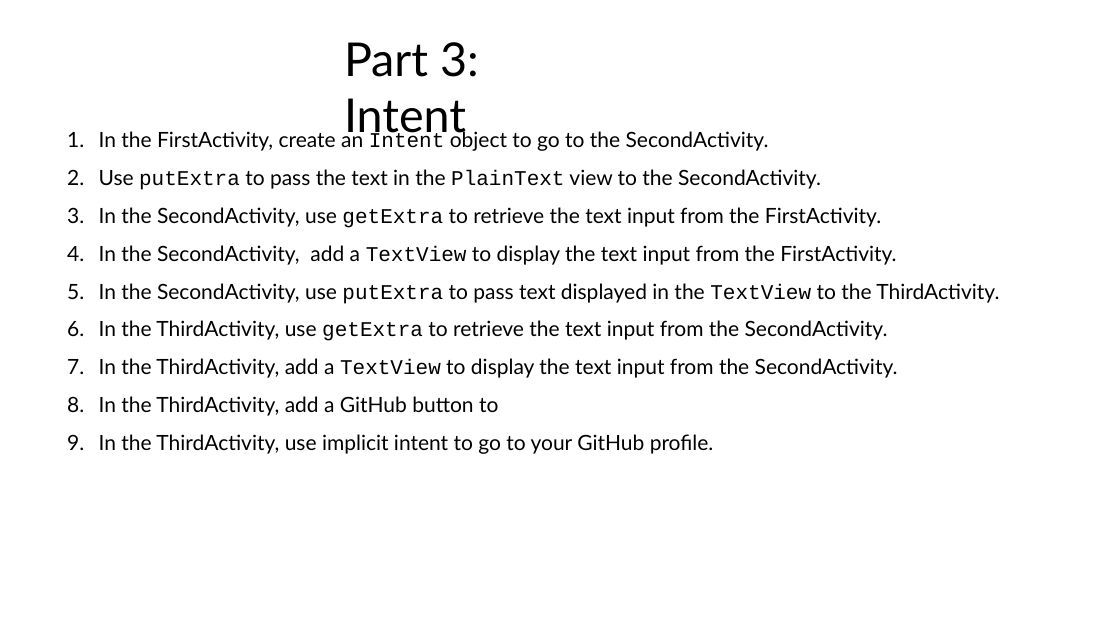
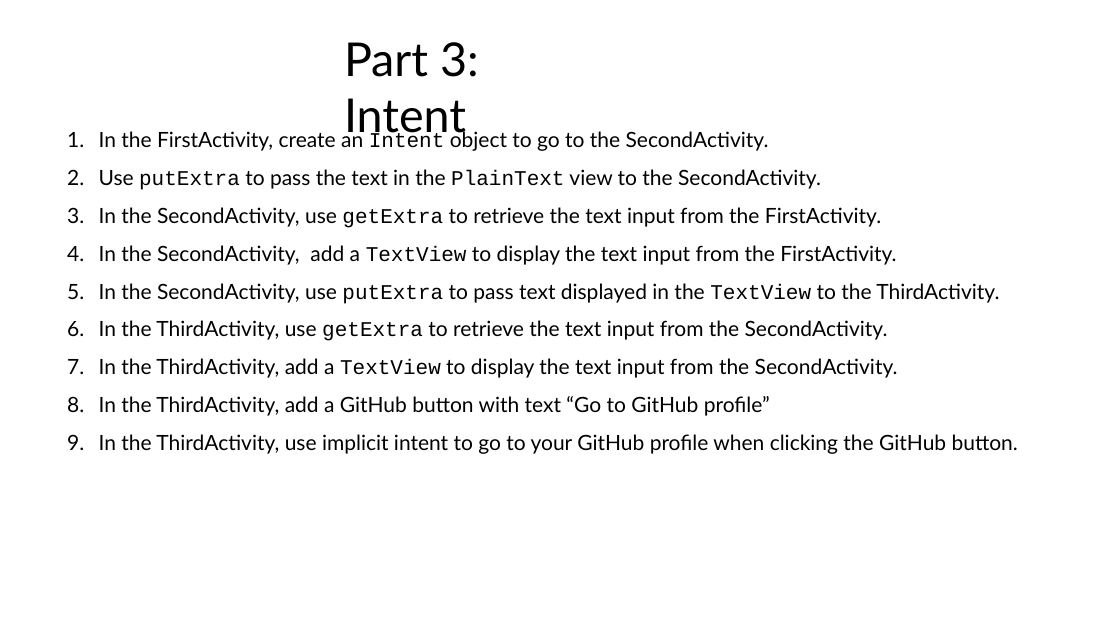
Before and after one commit to robitussin/CTAPDEVL_EXAM, a slide deck: slide 4 of Midterm Exam Questionnaire.pptx. Drawn at 1120x630 pixels with LibreOffice and Linux fonts; fonts in the diff are those of the drawing. Boxes give left, top, right and bottom in pixels: in the first picture for what was removed or moved away, otherwise in the second. Text is boxed around its words. In the diff, an @@ line names an element or a change of style, - is before the commit and + after.

```diff
--- a/Midterm Exam Questionnaire.pptx
+++ b/Midterm Exam Questionnaire.pptx
@@ text at [99, 396, 1018, 454]: text changed @@
-8. In the ThirdActivity, add a GitHub button to
-9. In the ThirdActivity, use implicit intent to go to your GitHub profile.
+8. In the ThirdActivity, add a GitHub button with text “Go to GitHub profile”
+9. In the ThirdActivity, use implicit intent to go to your GitHub profile when clicking the GitHub button.
```
Also in this commit, not shown: 1 other file.
